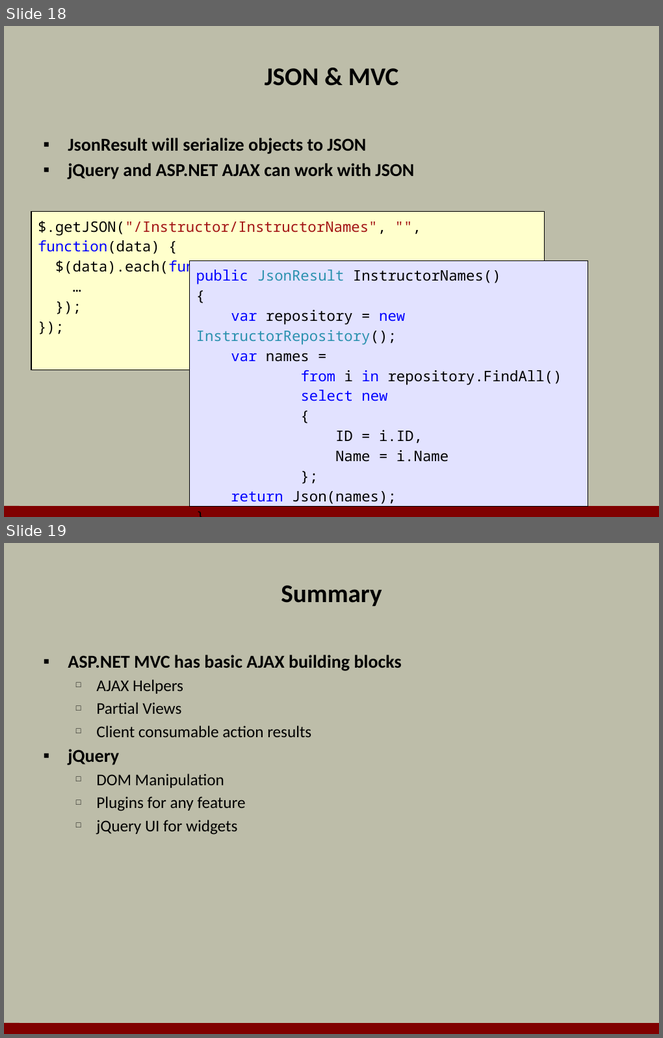
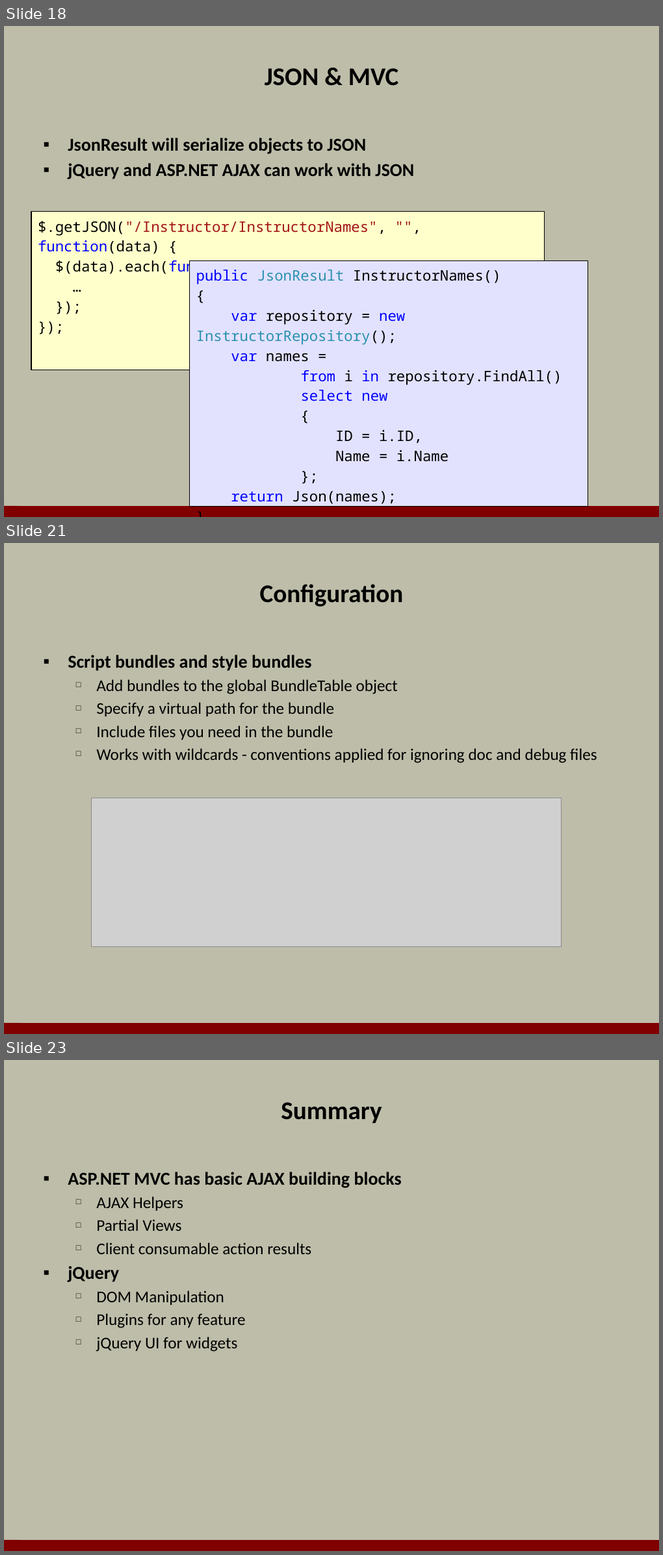
Before and after one commit to OdeToCode/classes, a slide deck: mvc/slides/06_AJAX.pptx. Shown one above the other, each under a label of ours: slides 18 and 19 before the commit, slides 18, 21 and 23 after it; the slides between them are not shown. The pictures are 663x1038 and 663x1555 pixels, drawn with LibreOffice and Linux fonts; fonts in the diff are those of the drawing; grey boxes stand for pictures; background and template pictures are left out. Boxes give left, top, right and bottom in pixels: in the first picture for what was removed or moved away, otherwise in the second. Text is boxed around its words. In the diff, an @@ line names an element or a change of style, - is before the commit and + after.

```diff
--- a/mvc/slides/06_AJAX.pptx
+++ b/mvc/slides/06_AJAX.pptx
@@ slide 21 added at (x1=4, y1=543, x2=659, y2=1034), background #BDBDA9; not listed: 1 template element that a slide beside it also shows @@
@@ title added at (x1=260, y1=584, x2=404, y2=607), 28 pt, text #000000, bold @@
+Configuration
@@ text added at (x1=68, y1=655, x2=597, y2=763), 18 pt, text #000000 @@
+▪ Script bundles and style bundles
+  □ Add bundles to the global BundleTable object
+  □ Specify a virtual path for the bundle
+  □ Include files you need in the bundle
+  □ Works with wildcards - conventions applied for ignoring doc and debug files
@@ picture added at (x1=91, y1=798, x2=561, y2=947) @@
@@ what was slide 19 is now slide 23 @@
```
Also in this commit, not shown: 3 other slides added.
